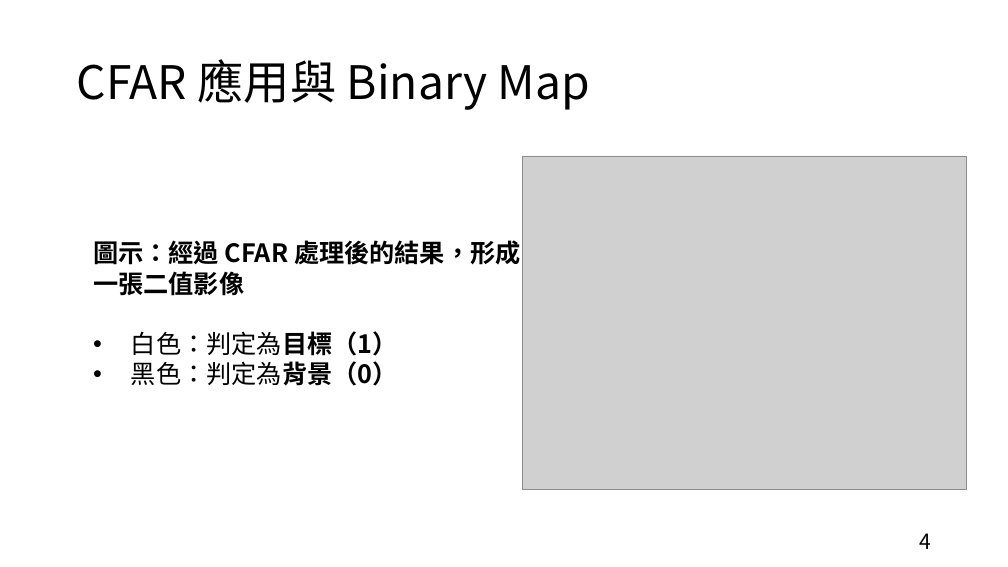
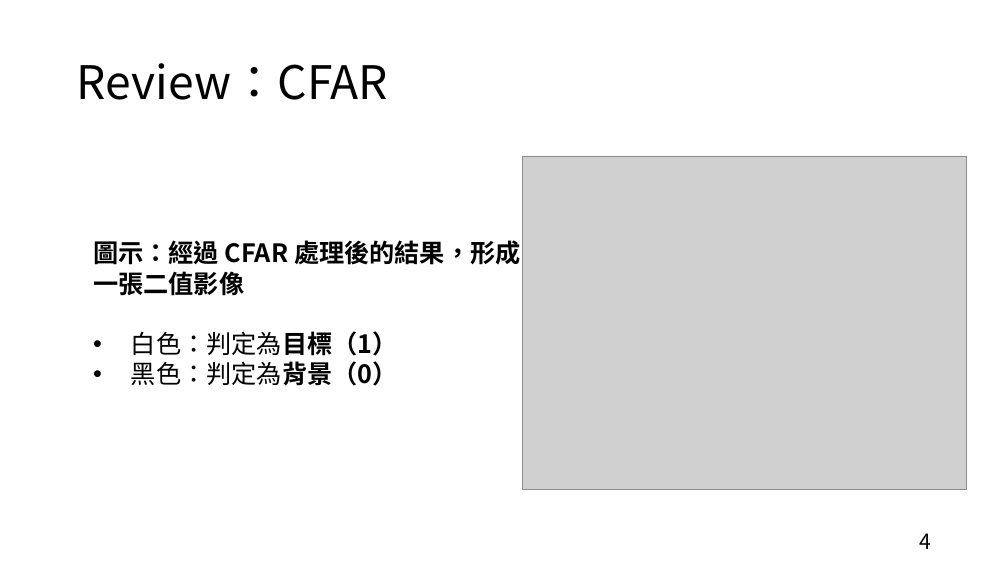
Before and after one commit to hcjohn463/Radar-tracking, a slide deck: slide 4 of proposal/0415/0415.pptx. Drawn at 1008x567 pixels with LibreOffice and Linux fonts; fonts in the diff are those of the drawing; grey boxes stand for pictures. Boxes give left, top, right and bottom in pixels: in the first picture for what was removed or moved away, otherwise in the second. Text is boxed around its words. In the diff, an @@ line names an element or a change of style, - is before the commit and + after.

```diff
--- a/proposal/0415/0415.pptx
+++ b/proposal/0415/0415.pptx
@@ title at (77, 63, 388, 100): text changed @@
-CFAR 應用與 Binary Map
+Review：CFAR
```
Also in this commit, not shown: 8 other slides changed, 8 slides added, 2 slides removed, 15 other files.
